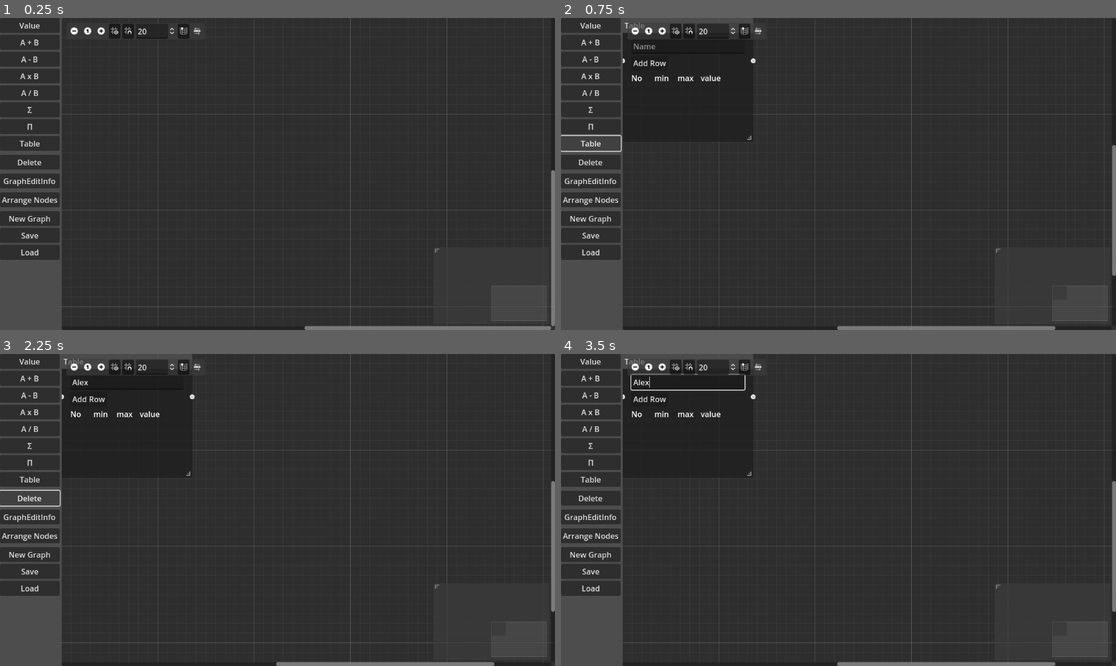
Above: before the commit, frames 1-4 (two rows, left to right).
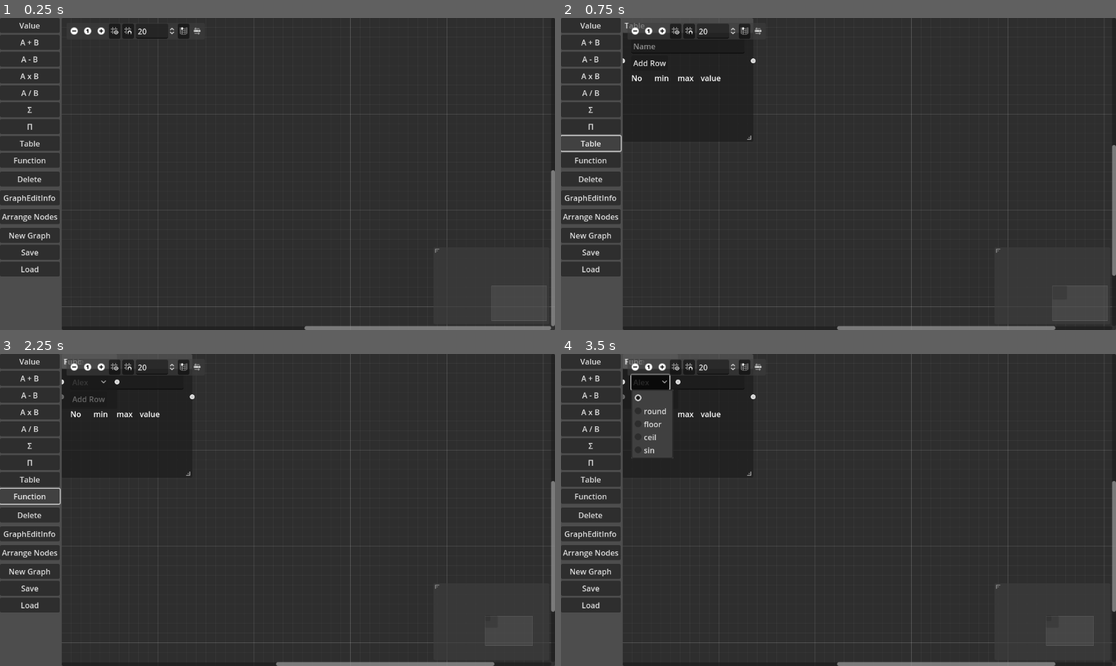
Above: after the commit, the same moments.

Repository: hrk4649/calc_node_editor
Game: Godot game, scene res://main.tscn
Two runs of this game, one before a commit and one after it. Both use one fixed random seed, a clock stepped at 60 frames per second and the inputs below.
Inputs (mouse positions are in pixels of both pictures, inside the frame that each line leads up to):
- Up to frame 1 (0.25 s): no input
- Up to frame 2 (0.75 s): click "Table" at 0.5 s
- Up to frame 3 (2.25 s): click (127, 382) at 1.27 s; type "Alex" at 1.35 s; click (27, 497) at 2 s, where only the run after the commit has a clickable "Function"
- Up to frame 4 (3.5 s): click (649, 382) at 2.77 s

The runs differ from the first frame. In frame 1, 1.6% of the frame differs, in the area x 0-11%, y 43-83%; in frame 2, 1.6%; in frame 3, 1.8%; in frame 4, 3.2%, in the area x 0-99%, y 1-98%.

Commit message:
add func_noce

Diff:
--- a/godot4/constraints.gd
+++ b/godot4/constraints.gd
@@ -18,3 +18,5 @@
 const PROD = "prod"
 # Table
 const TABLE = "table"
+# Functions
+const FUNC = "func"
--- /dev/null
+++ b/godot4/func_node.gd
@@ -0,0 +1,22 @@
+extends GraphNode
+
+signal change_func(id, func_name)
+
+@onready var optionButton = $OptionButton
+
+var funcs = ["","round","floor","ceil","sin"]
+
+var node_type:
+	get:
+		return Constraints.FUNC
+	set(value):
+		pass
+
+func _ready():
+	for idx in range(0, funcs.size()):
+		var func_name = funcs[idx]
+		optionButton.add_item(func_name, idx)
+
+func _on_option_button_item_selected(index):
+	var func_name = funcs[index]
+	emit_signal("change_func", get_name(), func_name)
--- /dev/null
+++ b/godot4/func_node.tscn
@@ -0,0 +1,28 @@
+[gd_scene load_steps=2 format=3 uid="uid://ddpmvs1yww7wr"]
+
+[ext_resource type="Script" path="res://func_node.gd" id="1_iorv5"]
+
+[node name="FuncNode" type="GraphNode"]
+anchors_preset = 15
+anchor_right = 1.0
+anchor_bottom = 1.0
+offset_right = -1040.0
+offset_bottom = -534.0
+grow_horizontal = 2
+grow_vertical = 2
+title = "Func"
+slot/0/left_enabled = true
+slot/0/left_type = 0
+slot/0/left_color = Color(1, 1, 1, 1)
+slot/0/left_icon = null
+slot/0/right_enabled = true
+slot/0/right_type = 0
+slot/0/right_color = Color(1, 1, 1, 1)
+slot/0/right_icon = null
+slot/0/draw_stylebox = true
+script = ExtResource("1_iorv5")
+
+[node name="OptionButton" type="OptionButton" parent="."]
+layout_mode = 2
+
+[connection signal="item_selected" from="OptionButton" to="." method="_on_option_button_item_selected"]
--- a/godot4/main.gd
+++ b/godot4/main.gd
@@ -4,6 +4,7 @@
 var OpNode = preload("res://op_node.tscn")
 var NArrOpNode = preload("res://n_ary_op_node.tscn")
 var TableNode = preload("res://table_node.tscn")
+var FuncNode = preload("res://func_node.tscn")
 
 const VALUE = Constraints.VALUE
 const ADD = Constraints.ADD
@@ -13,6 +14,7 @@
 const SUM = Constraints.SUM
 const PROD = Constraints.PROD
 const TABLE = Constraints.TABLE
+const FUNC = Constraints.FUNC
 
 @onready var graphEdit = $HBoxContainer/GraphEdit
 @onready var fileDialog = $FileDialog
@@ -106,8 +108,37 @@
 			process_node_n_ary(node, proc, 1)
 		TABLE:
 			process_node_table(node)
+		FUNC:
+			process_node_func(node)
 		_:
 			print("unsupported type:%s" % node.type)
+
+func process_node_func(node):
+	if node.input.size() != 1:
+		print("process_node_func:no input")
+		return
+	var input_values = get_input_values(node)
+	if input_values.size() != 1:
+		print("process_node_func:no input value")
+		return
+	var input_value = input_values[0]
+
+	if !(typeof(input_value) in [TYPE_INT, TYPE_FLOAT]):
+		print("process_node_func:no int or float value:%s" % input_value)
+		return
+
+	match node.func_name:
+		"round":
+			node.value = round(input_value)
+		"floor":
+			node.value = floor(input_value)
+		"ceil":
+			node.value = ceil(input_value)
+		"sin":
+			node.value = sin(input_value)
+		_:
+			print("process_node_func:unsupported func name:%s" % node.func_name)
+
 
 func process_node_table(node):
 	if node.input.size() != 1:
@@ -120,6 +151,7 @@
 	var input_value = input_values[0]
 
 	if !(typeof(input_value) in [TYPE_INT, TYPE_FLOAT]):
+		print("process_node_table:no int or float value:%s" % input_value)
 		return
 
 	# find row
@@ -215,6 +247,8 @@
 				node_ui = create_prod_op_node_ui(node)
 			TABLE:
 				node_ui = create_table_node_ui(node)
+			FUNC:
+				node_ui = create_func_node_ui(node)
 			_:
 				print("unexpected type:%s" % node.type)
 		if node_ui != null:
@@ -332,6 +366,17 @@
 		"input": [],
 		"output": []
 	}
+
+func create_func_node():
+	return {
+		"id": generate_id(),
+		"type": FUNC,
+		"func_name": null,
+		"value": null,
+		"input": [],
+		"output": []
+	}
+
 
 func create_value_node_ui(node):
 	var valueNode = ValueNode.instantiate()
@@ -390,6 +435,12 @@
 	uiNode.connect("change_table_row", Callable(self, "_on_change_table_row"))
 	return uiNode
 
+func create_func_node_ui(node):
+	var uiNode = FuncNode.instantiate()
+	uiNode.name = node.id
+	uiNode.connect("change_func", Callable(self, "_on_change_func"))
+	return uiNode
+
 func _on_change_table_row(id, row):
 	print("_on_change_table_row:%s, %s" % [id, row])
 	var node = find_node(id)
@@ -442,6 +493,12 @@
 func _on_button_table_node_pressed():
 	var node = create_table_node()
 	var node_ui = create_table_node_ui(node)
+	graphEdit.add_child(node_ui)
+	nodes.append(node)
+
+func _on_button_func_node_pressed():
+	var node = create_func_node()
+	var node_ui = create_func_node_ui(node)
 	graphEdit.add_child(node_ui)
 	nodes.append(node)
 
@@ -459,6 +516,13 @@
 		node.value = Utils.text_to_value(value)
 		calculate_nodes()
 		reflect_values()
+
+func _on_change_func(id, func_name):
+	print("_on_change_func:%s, %s" % [id, func_name])
+	var node = find_node(id)
+	node.func_name = func_name
+	calculate_nodes()
+	reflect_values()
 
 func _on_button_delete_pressed():
 	for node in graphEdit.get_children():
--- a/godot4/main.tscn
+++ b/godot4/main.tscn
@@ -54,6 +54,10 @@
 layout_mode = 2
 text = "Table"
 
+[node name="ButtonFuncNode" type="Button" parent="HBoxContainer/VBoxContainer"]
+layout_mode = 2
+text = "Function"
+
 [node name="MarginContainer" type="MarginContainer" parent="HBoxContainer/VBoxContainer"]
 layout_mode = 2
 
@@ -109,6 +113,7 @@
 [connection signal="pressed" from="HBoxContainer/VBoxContainer/ButtonSumOpNode" to="." method="_on_button_sum_op_node_pressed"]
 [connection signal="pressed" from="HBoxContainer/VBoxContainer/ButtonProdOpNode" to="." method="_on_button_prod_op_node_pressed"]
 [connection signal="pressed" from="HBoxContainer/VBoxContainer/ButtonTableNode" to="." method="_on_button_table_node_pressed"]
+[connection signal="pressed" from="HBoxContainer/VBoxContainer/ButtonFuncNode" to="." method="_on_button_func_node_pressed"]
 [connection signal="pressed" from="HBoxContainer/VBoxContainer/ButtonDelete" to="." method="_on_button_delete_pressed"]
 [connection signal="pressed" from="HBoxContainer/VBoxContainer/ButtonList" to="." method="_on_button_list_pressed"]
 [connection signal="pressed" from="HBoxContainer/VBoxContainer/ButtonArrangeNodes" to="." method="_on_button_arrange_nodes_pressed"]
--- /dev/null
+++ b/godot4/sample_theme.tres
@@ -0,0 +1,3 @@
+[gd_resource type="Theme" format=3 uid="uid://bd262sq0xxhiw"]
+
+[resource]
